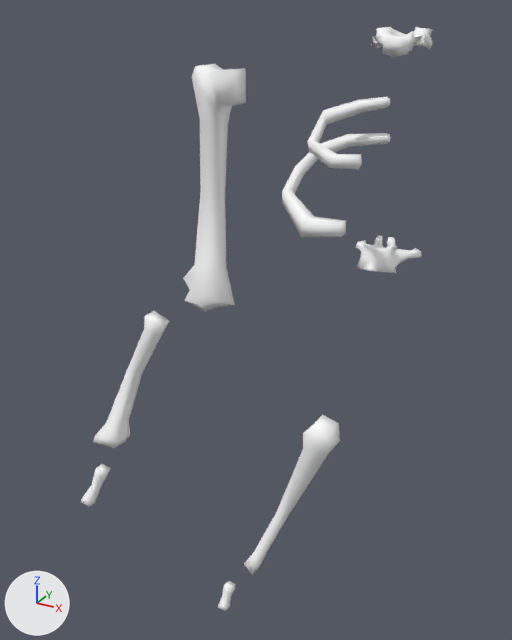
A saved change to the OBJ model StealWorks GameJam/Assets/Models/Bones/Bone_Arm_M.obj.
Both versions are drawn from a 50 mm lens placed at (5.26, -15.29, 34.92), pointed at (-3.87, 1.32, 26.62). The lights are fixed; the arrows at lower left show +X, +Y and +Z. Where no turn or scale is listed for an object, it has been applied to the vertices.

The first picture shows 'BONES_ARM.R.002', 'BONES_ARM.R.003', 'BONES_ARM.R.004', 'BONES_ARM.R.013', 'BONES_ARM.R.019', 'BONES_RIBCAGE.006', 'BONES_RIBCAGE.010', 'BONES_SPINE.009', 'BONES_SPINE.018'.
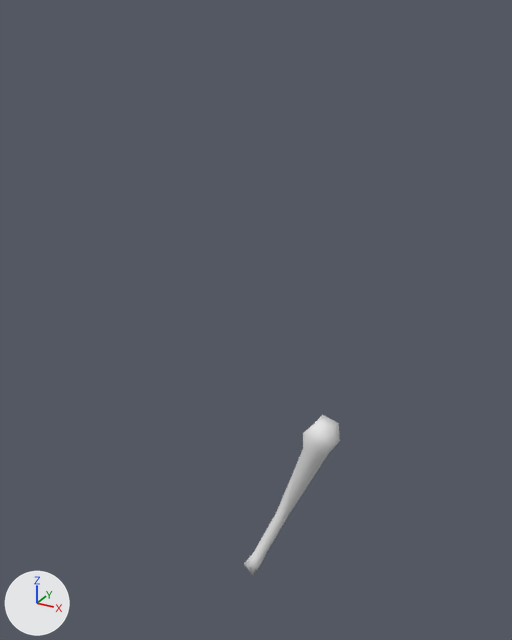
The newer file is also turned or shifted as a whole; pictures and numbers use the older file's frame.

The change, as JSON lines over the scene's bpy script:
```json
{"block": "me_bones_arm_r_004", "where": "me_bones_arm_r_004.from_pydata(...)  # 28 vertices, 26 faces; spans x -3.3..-0.88, y -0.58..0.86, z 18.93..24.47"}
{"block": "me_bones_arm_r_004", "where": "# used by ob_bones_arm_r_004; location = (0.0, 0.0, 0.0)"}
{"block": "me_bones_arm_r_004", "change": "me_bones_arm_r_004 part 1: its shading normals changed"}
{"op": "remove", "block": "ob_bones_arm_r_002", "code": ["ob_bones_arm_r_002 = bpy.data.objects.new('BONES_ARM.R.002', me_bones_arm_r_002)", "ob_bones_arm_r_002.location = (0.0, 0.0, 0.0)"]}
{"op": "remove", "block": "ob_bones_arm_r_003", "code": ["ob_bones_arm_r_003 = bpy.data.objects.new('BONES_ARM.R.003', me_bones_arm_r_003)", "ob_bones_arm_r_003.location = (0.0, 0.0, 0.0)"]}
{"op": "remove", "block": "ob_bones_arm_r_013", "code": ["ob_bones_arm_r_013 = bpy.data.objects.new('BONES_ARM.R.013', me_bones_arm_r_013)", "ob_bones_arm_r_013.location = (0.0, 0.0, 0.0)"]}
{"op": "remove", "block": "ob_bones_arm_r_019", "code": ["ob_bones_arm_r_019 = bpy.data.objects.new('BONES_ARM.R.019', me_bones_arm_r_019)", "ob_bones_arm_r_019.location = (0.0, 0.0, 0.0)"]}
{"op": "remove", "block": "ob_bones_ribcage_006", "code": ["ob_bones_ribcage_006 = bpy.data.objects.new('BONES_RIBCAGE.006', me_bones_ribcage_006)", "ob_bones_ribcage_006.location = (0.0, 0.0, 0.0)"]}
{"op": "remove", "block": "ob_bones_ribcage_010", "code": ["ob_bones_ribcage_010 = bpy.data.objects.new('BONES_RIBCAGE.010', me_bones_ribcage_010)", "ob_bones_ribcage_010.location = (0.0, 0.0, 0.0)"]}
{"op": "remove", "block": "ob_bones_spine_009", "code": ["ob_bones_spine_009 = bpy.data.objects.new('BONES_SPINE.009', me_bones_spine_009)", "ob_bones_spine_009.location = (0.0, 0.0, 0.0)"]}
{"op": "remove", "block": "ob_bones_spine_018", "code": ["ob_bones_spine_018 = bpy.data.objects.new('BONES_SPINE.018', me_bones_spine_018)", "ob_bones_spine_018.location = (0.0, 0.0, 0.0)"]}
```

Changed parts and their boxes (x1, y1, x2, y2) in the pictures (512 x 640 px):
```json
{"object": "BONES_ARM.R.002", "change": "deleted", "before": [183, 64, 246, 312]}
{"object": "BONES_ARM.R.004", "change": "shading changed", "before": [244, 415, 340, 575], "after": [244, 415, 340, 575]}
{"object": "BONES_ARM.R.003", "change": "deleted", "before": [93, 311, 169, 448]}
{"object": "BONES_RIBCAGE.010", "change": "deleted", "before": [282, 133, 390, 237]}
{"object": "BONES_RIBCAGE.006", "change": "deleted", "before": [307, 97, 390, 169]}
{"object": "BONES_SPINE.009", "change": "deleted", "before": [356, 235, 422, 273]}
{"object": "BONES_SPINE.018", "change": "deleted", "before": [371, 27, 433, 57]}
{"object": "BONES_ARM.R.013", "change": "deleted", "before": [81, 464, 110, 507]}
{"object": "BONES_ARM.R.019", "change": "deleted", "before": [218, 581, 236, 611]}
```
